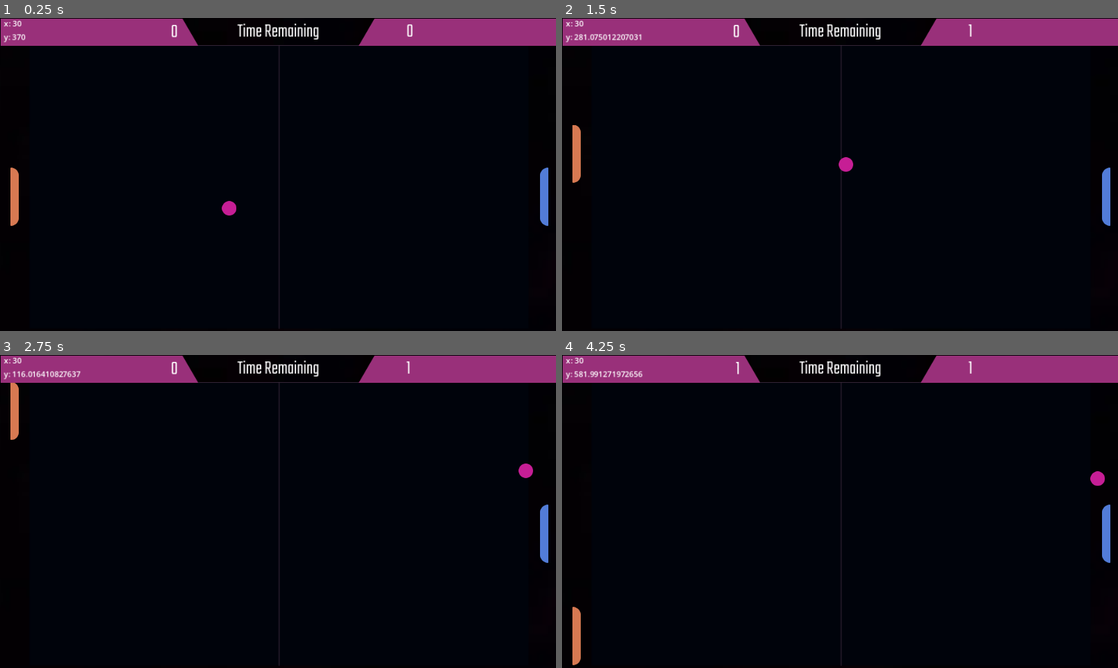
Above: before the commit, frames 1-4 (two rows, left to right).
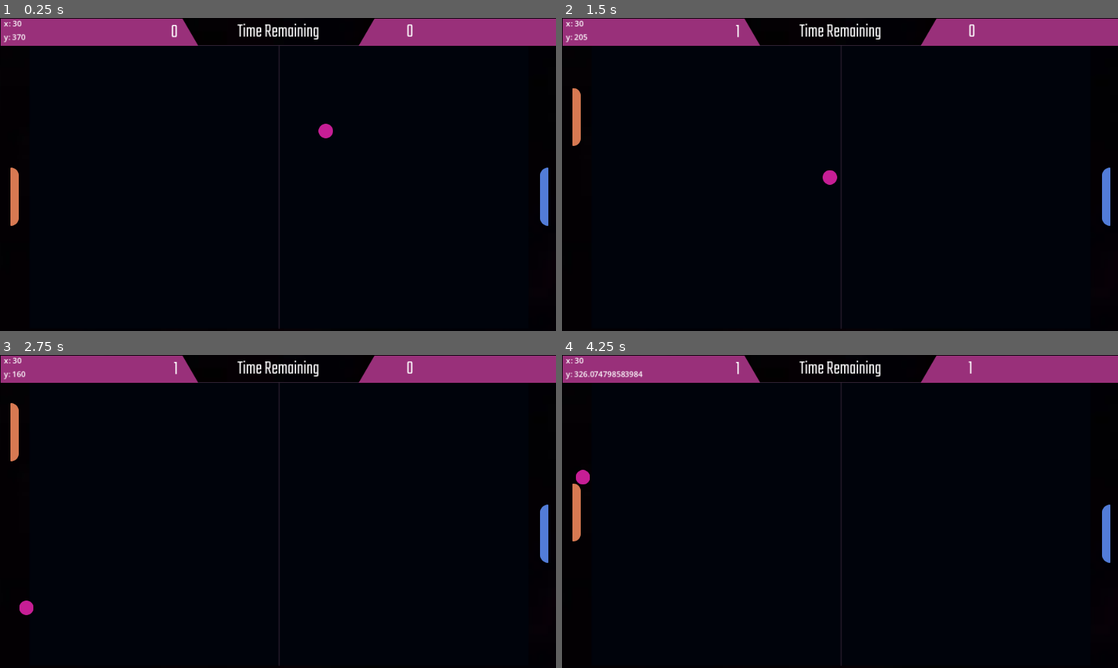
Above: after the commit, the same moments.

Repository: masteratt/20gamechallenge
Game: Godot game, scene res://scenes/main.tscn
Same seed, same stepped clock (60 frames per second), same inputs: the game is played once before the commit and once after it.
Inputs:
- Up to frame 1 (0.25 s): no input
- Up to frame 2 (1.5 s): hold W (up) 0.53-1.28 s; hold S (down) from 1.28 s (still down)
- Up to frame 3 (2.75 s): release S (down) at 2.03 s; hold W (up) from 2.03 s (still down)
- Up to frame 4 (4.25 s): release W (up) at 3.53 s; hold S (down) from 3.53 s (still down)

The runs differ from the first frame. In frame 1, 0.2% of the frame differs, in the area x 39-60%, y 33-64%; in frame 2, 0.8%; in frame 3, 0.6%; in frame 4, 0.9%, in the area x 1-98%, y 5-100%.

Commit message:
Fixed issue of moving on x when colliding with ball

Diff:
--- a/Game1_Pong/scenes/player.tscn
+++ b/Game1_Pong/scenes/player.tscn
@@ -4,10 +4,7 @@
 [ext_resource type="Script" path="res://scripts/player.gd" id="1_aqfmi"]
 
 [node name="Player" type="CharacterBody2D"]
-collision_mask = 6
-motion_mode = 1
-platform_on_leave = 2
-platform_floor_layers = 4294967040
+collision_mask = 4
 script = ExtResource("1_aqfmi")
 
 [node name="Sprite2D" type="Sprite2D" parent="."]
--- a/Game1_Pong/scripts/ball.gd
+++ b/Game1_Pong/scripts/ball.gd
@@ -21,5 +21,5 @@
 func start_ball() -> void:
 	global_position = ball_start_area.global_position
 	randomize()
-	velocity.x = [-1, 1][randi() % 2] * initial_ball_speed
-	velocity.y = [-.8, .8][randi() % 2] * initial_ball_speed
+	velocity.x = [-1, 1].pick_random() * initial_ball_speed
+	velocity.y = [-.8, .8].pick_random() * initial_ball_speed
--- a/Game1_Pong/scripts/player.gd
+++ b/Game1_Pong/scripts/player.gd
@@ -1,17 +1,12 @@
 extends CharacterBody2D
 
-var speed: float = 30
-
-
-func _process(_delta: float) -> void:
-	velocity.x = 0 # Even with this the paddles moves back after colliding with ball in its corner.
-	if Input.is_action_pressed("up"):
-		velocity.y = -speed
-	elif Input.is_action_pressed("down"):
-		velocity.y = speed
-	else:
-		velocity.y = 0
-
+var speed: float = 300
 
 func _physics_process(delta: float) -> void:
-	move_and_collide(velocity * speed * delta)
+	var direction: float = Input.get_axis("up", "down")
+	if direction:
+		velocity.y = direction * speed
+	else:
+		velocity.y = move_toward(velocity.y, 0, speed)
+
+	move_and_slide()
